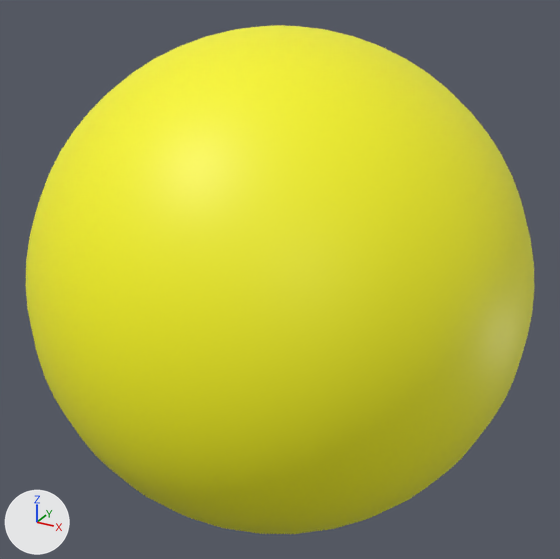
What one commit did to the FBX model src/Content/Shapes/sphere.fbx.
The view is the same before and after, from a 50 mm camera at (1.418, -2.579, 1.292) aimed at (0.0, 0.001, 0.002). Every picture has the same lights, and +X, +Y and +Z are marked at lower left. Where no turn or scale is listed for an object, it has been applied to the vertices.
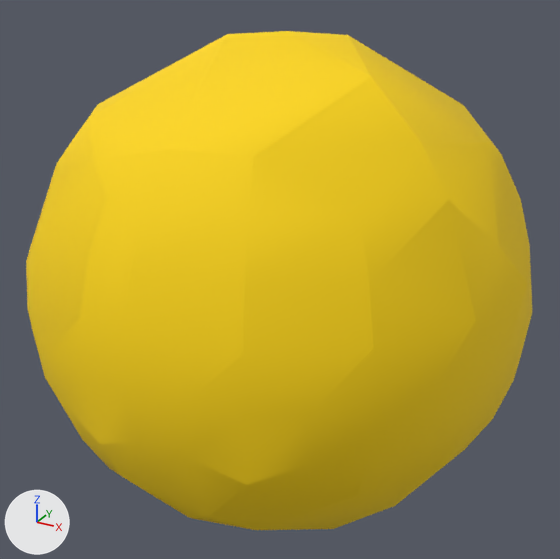
Pixel boxes (x1, y1, x2, y2) of what changed, in the pictures (560 x 559 px):
```json
{"object": "Sphere", "change": "reshaped", "before": [25, 25, 534, 534], "after": [26, 31, 532, 530]}
{"part": 1, "of": "me_sphere", "change": "deleted", "before": [25, 25, 534, 534], "on screen": "yellow"}
```

Edits to the scene script, one JSON object a line:
```json
{"op": "add", "block": "mat_02___default", "code": ["mat_02___default = principled_material('02 - Default')", "mat_02___default.base_color = (0.988, 0.675, 0.0)  # yellow #fed600", "mat_02___default.roughness = 0.859"]}
{"block": "me_sphere", "where": "# used by ob_sphere; location = (0.0, 0.0, 0.0)"}
{"op": "remove", "block": "me_sphere", "code": "me_sphere.from_pydata(...)  # 994 vertices, 1024 faces; spans x -1.0..1.0, y -1.0..1.0, z -1.0..1.0"}
{"op": "remove", "block": "me_sphere", "code": "me_sphere.materials.append(mat_material_001)  # yellow #fbf91c"}
{"op": "add", "block": "me_sphere", "code": "me_sphere.from_pydata(...)  # 177 vertices, 350 faces; spans x -1.0..1.0, y -1.0..1.0, z -0.98..1.0"}
{"block": "me_sphere", "change": "me_sphere part 1: 817 vertices removed from x -1.0..1.0, y -1.0..1.0, z -1.0..1.0"}
{"op": "add", "block": "me_sphere", "code": "me_sphere.materials.append(mat_02___default)  # yellow #fed600"}
```
